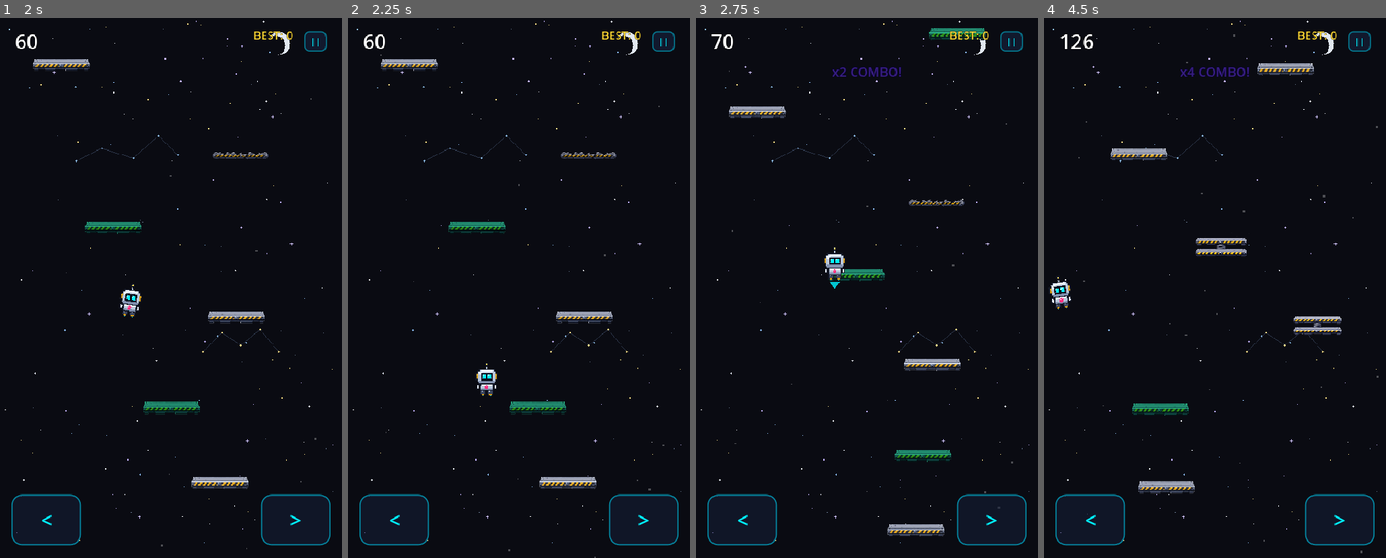
Above: before the commit, frames 1-4 (left to right).
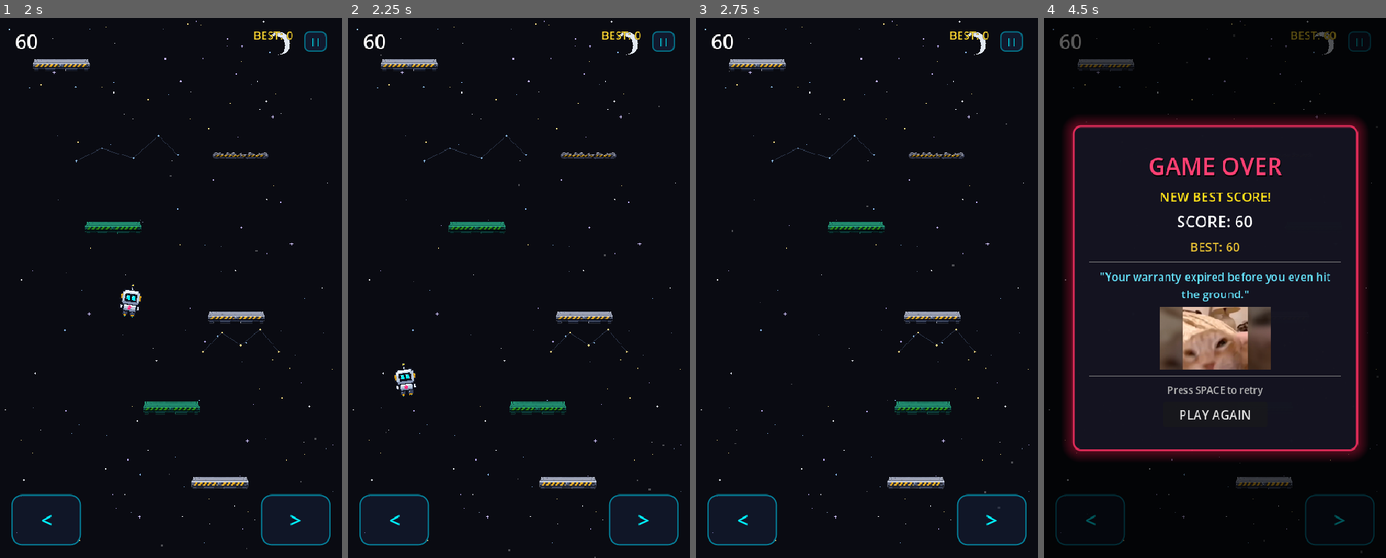
Above: after the commit, the same moments.

Repository: DevireddyNehal/Hopy
Game: Godot game, scene res://scenes/TitleScreen.tscn
Same seed, same stepped clock (60 frames per second), same inputs: the game is played once before the commit and once after it.
Inputs (mouse positions are in pixels of both pictures, inside the frame that each line leads up to):
- Up to frame 1 (2 s): click "START GAME" at 0.5 s; tap Enter at 1.25 s; move the mouse to (246, 261) at 1.27 s; hold Right (ui_right) from 1.28 s (still down); hold Space (start_action) from 1.28 s (still down); click (246, 261) at 1.42 s
- Up to frame 2 (2.25 s): release Right (ui_right) at 2 s; release Space (start_action) at 2 s; drag from (450, 315) to (566, 482) at 2.02 s
- Up to frame 3 (2.75 s): no input
- Up to frame 4 (4.5 s): move the mouse to (1249, 169) at 2.77 s; hold Right (ui_right) 2.78-3.5 s; hold Space (start_action) 2.78-3.5 s; click (1249, 169) at 2.92 s; drag from (1197, 396) to (1283, 417) at 3.52 s; move the mouse to (1317, 369) at 4.27 s; hold Left (ui_left) from 4.28 s (still down); hold Space (start_action) from 4.28 s (still down); click (1317, 369) at 4.42 s

Frame 1 is identical in both runs. In frame 2, 0.3% of the frame differs, in the area x 13-44%, y 64-71%; in frame 3, 3.9%; in frame 4, 19%, in the area x 1-98%, y 0-100%.

Commit message:
fix(mobile): add tap buffer to buttons, natural glide momentum to swipe, and web deviceorientation bridge to gyro

Diff:
--- a/scripts/game_state.gd
+++ b/scripts/game_state.gd
@@ -103,6 +103,8 @@
 	mobile_steer = 0.0
 	touch_btn_left = false
 	touch_btn_right = false
+	if control_mode == ControlMode.GYRO and OS.has_feature("web"):
+		JavaScriptBridge.eval("window.hopyGyro && window.hopyGyro.init()", true)
 	save_control_mode()
 	control_mode_changed.emit(control_mode)
 
--- a/scripts/robot.gd
+++ b/scripts/robot.gd
@@ -26,11 +26,15 @@
 var last_bounce_time: float = -10.0
 var drunk_timer: float = 0.0
 
-# Mobile swipe / drag tracking
-var swipe_active: bool = false
-var swipe_start_x: float = 0.0
-var swipe_current_x: float = 0.0
-var swipe_touch_id: int = -1
+# Mobile input tracking state
+var button_touches: Dictionary = {}
+var tap_steer_timer: float = 0.0
+var tap_steer_dir: float = 0.0
+
+var swipe_steer: float = 0.0
+var is_swipe_dragging: bool = false
+
+var gyro_smoothed: float = 0.0
 
 func _ready() -> void:
 	add_to_group("robot")
@@ -44,61 +48,108 @@
 	if is_dead or is_falling_death:
 		return
 
-	# Swipe / Drag steering mode
-	if GameState.control_mode == GameState.ControlMode.SWIPE:
+	# 1. BUTTONS MODE: Screen-half touch zones + virtual button support + tap burst
+	if GameState.control_mode == GameState.ControlMode.BUTTONS:
 		if event is InputEventScreenTouch:
 			if event.pressed:
-				swipe_active = true
-				swipe_touch_id = event.index
-				swipe_start_x = event.position.x
-				swipe_current_x = event.position.x
-			elif event.index == swipe_touch_id:
-				swipe_active = false
-				swipe_touch_id = -1
-				GameState.mobile_steer = 0.0
-		elif event is InputEventScreenDrag and event.index == swipe_touch_id:
-			swipe_current_x = event.position.x
-			_update_swipe_steer()
+				# Exclude the top HUD area (pause button)
+				if event.position.y >= 70.0:
+					button_touches[event.index] = event.position.x
+					var center_x = get_viewport_rect().size.x / 2.0
+					tap_steer_dir = -1.0 if event.position.x < center_x else 1.0
+					tap_steer_timer = 0.20
+			else:
+				button_touches.erase(event.index)
+		elif event is InputEventScreenDrag:
+			if event.index in button_touches:
+				button_touches[event.index] = event.position.x
 		elif event is InputEventMouseButton:
 			if event.button_index == MOUSE_BUTTON_LEFT:
-				if event.pressed:
-					swipe_active = true
-					swipe_touch_id = 999
-					swipe_start_x = event.position.x
-					swipe_current_x = event.position.x
+				if event.pressed and event.position.y >= 70.0:
+					button_touches[999] = event.position.x
+					var center_x = get_viewport_rect().size.x / 2.0
+					tap_steer_dir = -1.0 if event.position.x < center_x else 1.0
+					tap_steer_timer = 0.20
 				else:
-					swipe_active = false
-					swipe_touch_id = -1
-					GameState.mobile_steer = 0.0
-		elif event is InputEventMouseMotion and swipe_active and swipe_touch_id == 999:
-			swipe_current_x = event.position.x
-			_update_swipe_steer()
-
-func _update_swipe_steer() -> void:
-	var diff_x = swipe_current_x - swipe_start_x
-	var deadzone = 8.0
-	var max_drag = 65.0
-	if absf(diff_x) < deadzone:
+					button_touches.erase(999)
+		elif event is InputEventMouseMotion and 999 in button_touches:
+			button_touches[999] = event.position.x
+
+	# 2. SWIPE MODE: Relative flick velocity with natural glide deceleration
+	elif GameState.control_mode == GameState.ControlMode.SWIPE:
+		if event is InputEventScreenTouch:
+			is_swipe_dragging = event.pressed
+		elif event is InputEventScreenDrag:
+			is_swipe_dragging = true
+			var delta_x = event.relative.x
+			swipe_steer = clampf(swipe_steer + (delta_x / 18.0), -1.0, 1.0)
+		elif event is InputEventMouseButton:
+			if event.button_index == MOUSE_BUTTON_LEFT:
+				is_swipe_dragging = event.pressed
+		elif event is InputEventMouseMotion and is_swipe_dragging:
+			var delta_x = event.relative.x
+			swipe_steer = clampf(swipe_steer + (delta_x / 18.0), -1.0, 1.0)
+
+func _process_buttons_input(delta: float) -> void:
+	var left_held = GameState.touch_btn_left
+	var right_held = GameState.touch_btn_right
+	var center_x = get_viewport_rect().size.x / 2.0
+	for idx in button_touches:
+		var x = button_touches[idx]
+		if x < center_x:
+			left_held = true
+		else:
+			right_held = true
+
+	var held_steer = 0.0
+	if left_held:
+		held_steer -= 1.0
+	if right_held:
+		held_steer += 1.0
+
+	if held_steer != 0.0:
+		tap_steer_dir = held_steer
+		tap_steer_timer = 0.20
+		GameState.mobile_steer = held_steer
+	elif tap_steer_timer > 0.0:
+		tap_steer_timer -= delta
+		var strength = clampf(tap_steer_timer / 0.20, 0.0, 1.0)
+		GameState.mobile_steer = tap_steer_dir * strength
+	else:
 		GameState.mobile_steer = 0.0
+
+func _process_swipe_input(delta: float) -> void:
+	if not is_swipe_dragging:
+		# Smooth natural glide deceleration after flick release (glide over ~0.25s)
+		swipe_steer = move_toward(swipe_steer, 0.0, 3.8 * delta)
 	else:
-		var effective_diff = diff_x - (signf(diff_x) * deadzone)
-		GameState.mobile_steer = clampf(effective_diff / (max_drag - deadzone), -1.0, 1.0)
-
-func _process_gyro_input() -> void:
-	# Gravity sensor provides filtered accelerometer data on devices that support it;
-	# fallback to raw accelerometer if gravity vector is zero or unavailable.
-	var grav_x = Input.get_gravity().x
-	var accel_x = Input.get_accelerometer().x
-	var raw_tilt = grav_x if absf(grav_x) > 0.05 else accel_x
-
-	# Deadzone of 0.35 m/s^2, reaches full steer at 3.5 m/s^2
-	var deadzone = 0.35
-	var max_tilt = 3.5
-	if absf(raw_tilt) < deadzone:
-		GameState.mobile_steer = 0.0
+		# Settle if finger is resting on screen without moving
+		swipe_steer = move_toward(swipe_steer, 0.0, 2.2 * delta)
+	GameState.mobile_steer = swipe_steer
+
+func _process_gyro_input(delta: float) -> void:
+	var raw_tilt = 0.0
+	if OS.has_feature("web"):
+		var val = JavaScriptBridge.eval("window.hopyGyro ? window.hopyGyro.tilt : 0.0", true)
+		if val != null and (val is float or val is int):
+			raw_tilt = float(val)
 	else:
-		var effective_tilt = raw_tilt - (signf(raw_tilt) * deadzone)
-		GameState.mobile_steer = clampf(effective_tilt / (max_tilt - deadzone), -1.0, 1.0)
+		var grav_x = Input.get_gravity().x
+		var accel_x = Input.get_accelerometer().x
+		var raw_sensor = grav_x if absf(grav_x) > 0.05 else accel_x
+		raw_tilt = raw_sensor * 4.5
+
+	# Deadzone 2.0 degrees, reach full steer at 22.0 degrees tilt
+	var deadzone = 2.0
+	var max_tilt = 22.0
+	var target_steer = 0.0
+	if absf(raw_tilt) >= deadzone:
+		var eff_tilt = raw_tilt - (signf(raw_tilt) * deadzone)
+		target_steer = clampf(eff_tilt / (max_tilt - deadzone), -1.0, 1.0)
+
+	# Smooth out accelerometer jitter with responsive lerp
+	gyro_smoothed = lerpf(gyro_smoothed, target_steer, 14.0 * delta)
+	GameState.mobile_steer = gyro_smoothed
 
 func get_effective_gravity() -> float:
 	var diff = clampf(float(GameState.score) / 1000.0, 0.0, 1.0)
@@ -141,9 +192,13 @@
 	if thruster:
 		thruster.visible = (velocity.y < -120.0)
 
-	# 2. Gyro mode tilt processing
-	if GameState.control_mode == GameState.ControlMode.GYRO:
-		_process_gyro_input()
+	# 2. Update Mobile Controls based on active mode
+	if GameState.control_mode == GameState.ControlMode.BUTTONS:
+		_process_buttons_input(delta)
+	elif GameState.control_mode == GameState.ControlMode.SWIPE:
+		_process_swipe_input(delta)
+	elif GameState.control_mode == GameState.ControlMode.GYRO:
+		_process_gyro_input(delta)
 
 	# 3. Horizontal steering via keyboard (ui_left / ui_right) or selected mobile control
 	var kb_steer = Input.get_axis("ui_left", "ui_right")
--- a/tests/test_new_features.gd
+++ b/tests/test_new_features.gd
@@ -286,7 +286,7 @@
 	GameState.cycle_control_mode()
 	assert(GameState.control_mode == GameState.ControlMode.BUTTONS, "Mode should cycle back to BUTTONS")
 
-	# 14.2: BUTTONS mode steering
+	# 14.2: BUTTONS mode steering & tap buffer
 	GameState.set_touch_button(true, true)
 	assert(GameState.mobile_steer == -1.0, "Left touch button should steer -1.0")
 	GameState.set_touch_button(true, false)
@@ -296,25 +296,50 @@
 	GameState.set_touch_button(false, false)
 	assert(GameState.mobile_steer == 0.0, "Releasing right button should reset steer to 0.0")
 
-	# 14.3: SWIPE mode drag calculation
 	var test_robot = preload("res://scenes/Robot.tscn").instantiate()
 	add_child(test_robot)
+	GameState.set_control_mode(GameState.ControlMode.BUTTONS)
+
+	# Simulate quick tap on left half of screen (e.g. x = 120)
+	var touch_down = InputEventScreenTouch.new()
+	touch_down.index = 0
+	touch_down.pressed = true
+	touch_down.position = Vector2(120, 300)
+	test_robot._unhandled_input(touch_down)
+	assert(test_robot.tap_steer_dir == -1.0, "Tap on left screen half should set tap direction to -1.0")
+	assert(test_robot.tap_steer_timer > 0.0, "Tap should initiate tap steer timer")
+
+	# Simulate immediate touch release (short tap)
+	var touch_up = InputEventScreenTouch.new()
+	touch_up.index = 0
+	touch_up.pressed = false
+	touch_up.position = Vector2(120, 300)
+	test_robot._unhandled_input(touch_up)
+	test_robot._process_buttons_input(0.05) # 50ms later
+	assert(GameState.mobile_steer < 0.0, "Short tap must maintain steering impulse via tap buffer")
+
+	# 14.3: SWIPE mode drag calculation & glide momentum
 	GameState.set_control_mode(GameState.ControlMode.SWIPE)
-	test_robot.swipe_active = true
-	test_robot.swipe_start_x = 200.0
-	test_robot.swipe_current_x = 270.0
-	test_robot._update_swipe_steer()
-	assert(is_equal_approx(GameState.mobile_steer, 1.0), "Dragging right should produce +1.0 steer")
-	test_robot.swipe_current_x = 130.0
-	test_robot._update_swipe_steer()
-	assert(is_equal_approx(GameState.mobile_steer, -1.0), "Dragging left should produce -1.0 steer")
-	test_robot.swipe_current_x = 204.0 # diff 4 < 8px deadzone
-	test_robot._update_swipe_steer()
-	assert(GameState.mobile_steer == 0.0, "Drag within deadzone should produce 0.0 steer")
+	var drag_right = InputEventScreenDrag.new()
+	drag_right.relative = Vector2(36.0, 0.0) # flick right
+	test_robot._unhandled_input(drag_right)
+	assert(test_robot.swipe_steer > 0.5, "Flicking right should give instant positive swipe steer")
+
+	# Instant reversal: flick left
+	var drag_left = InputEventScreenDrag.new()
+	drag_left.relative = Vector2(-72.0, 0.0)
+	test_robot._unhandled_input(drag_left)
+	assert(test_robot.swipe_steer < 0.0, "Flicking left should instantly reverse swipe steer")
+
+	# Glide deceleration when finger lifts
+	test_robot.is_swipe_dragging = false
+	var initial_swipe = test_robot.swipe_steer
+	test_robot._process_swipe_input(0.1) # 100ms glide
+	assert(absf(test_robot.swipe_steer) < absf(initial_swipe), "Swipe must smoothly glide and decelerate")
 
 	# 14.4: GYRO mode handling
 	GameState.set_control_mode(GameState.ControlMode.GYRO)
-	test_robot._process_gyro_input()
+	test_robot._process_gyro_input(0.1)
 	assert(GameState.mobile_steer >= -1.0 and GameState.mobile_steer <= 1.0, "Gyro steer must be clamped [-1.0, 1.0]")
 	test_robot.queue_free()
 
